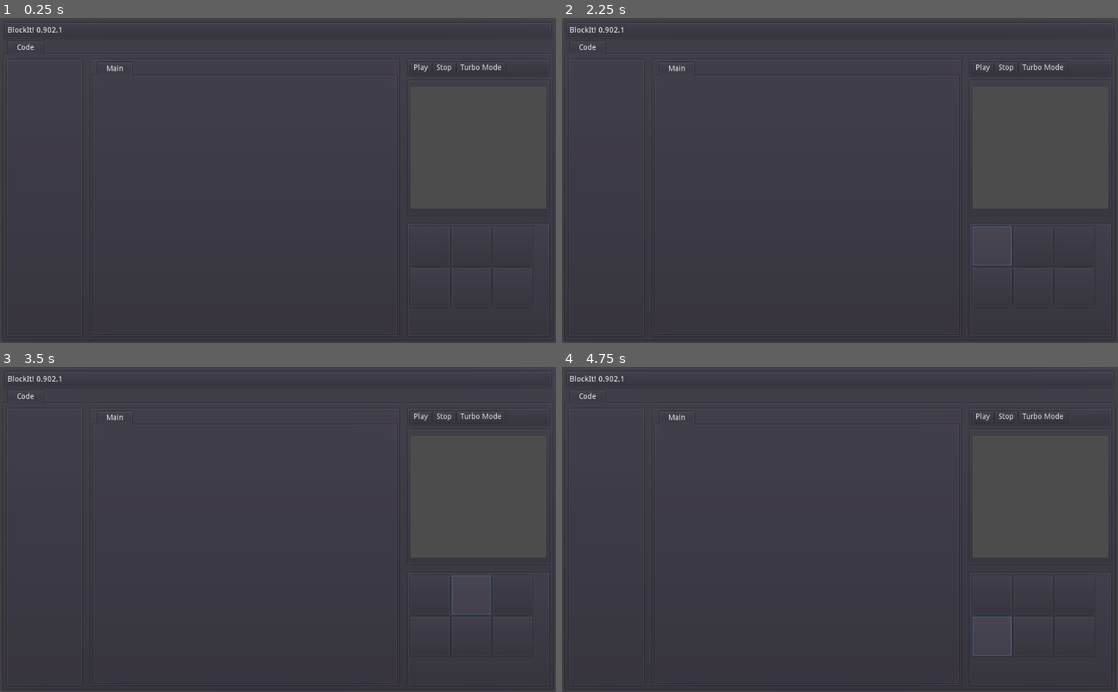
Above: before the commit, frames 1-4 (two rows, left to right).
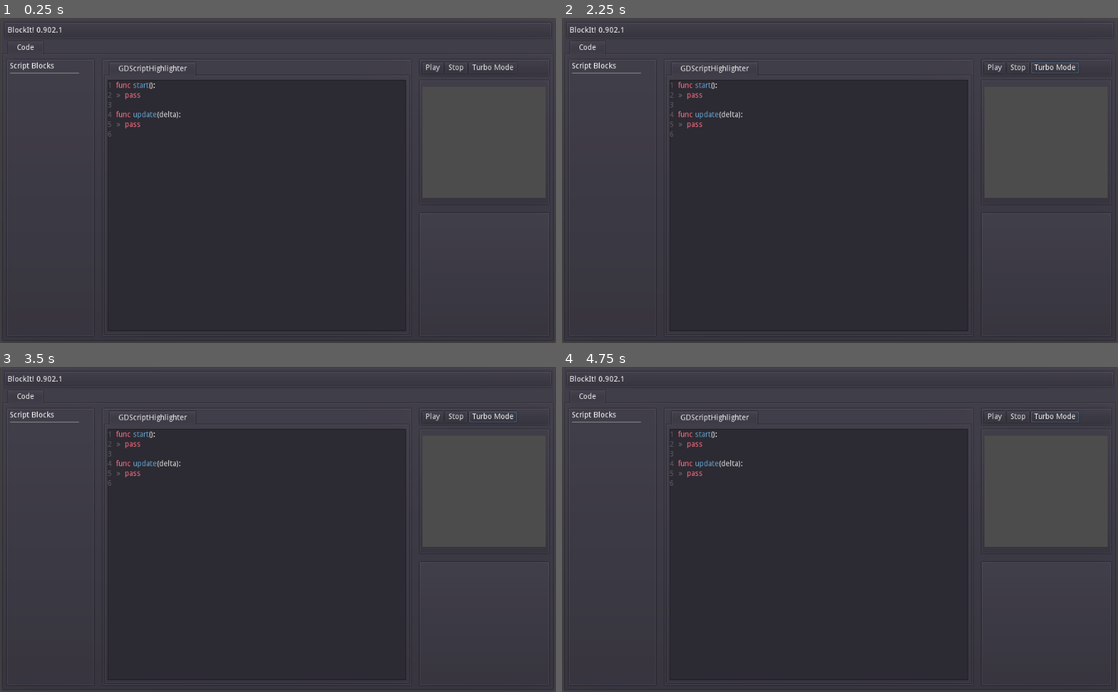
Above: after the commit, the same moments.

Repository: xtimhedi/BlockIt
Game: Godot game, scene res://Control.tscn
Two runs of this game, one before a commit and one after it. Both use one fixed random seed, a clock stepped at 60 frames per second and the inputs below.
Inputs (mouse positions are in pixels of both pictures, inside the frame that each line leads up to):
- Up to frame 1 (0.25 s): no input
- Up to frame 2 (2.25 s): click "Stop" at 0.5 s; click "Turbo Mode" at 1.25 s; click (990, 245) at 2.02 s
- Up to frame 3 (3.5 s): click (472, 594) at 2.77 s
- Up to frame 4 (4.75 s): click (1073, 594) at 3.52 s; click (990, 636) at 4.27 s

The runs differ from the first frame. In frame 1, 1.3% of the frame differs, in the area x 1-99%, y 12-97%; in frame 2, 1.4%; in frame 3, 1.4%; in frame 4, 1.4%.

Commit message:
Added some scripting enhancements and an editor

Diff:
--- /dev/null
+++ b/Editor/GDScriptSyntaxHighlighter.gd
@@ -0,0 +1,176 @@
+extends TextEdit
+class_name CodeEdit
+
+# Autocomplete storage
+var suggestions_list: Array = []
+var active_word: String = ""
+var completion_popup: ItemList
+
+var default_text = """func start():
+	pass
+
+func update(delta):
+	pass
+"""
+
+func _ready() -> void:
+	# 1. Base editor behaviors
+	syntax_highlighting = true
+	show_line_numbers = true
+	draw_tabs = true
+
+	# 2. Build and style the visual popup
+	setup_popup_ui()
+
+	# 3. Hook up listener
+	connect("text_changed", self, "_on_text_changed")
+
+	# 4. Initialize lookups
+	setup_highlighter_rules()
+
+	text = default_text
+
+	# Force syntax parsing on pre-populated text blocks
+	var current_text = text
+	text = ""
+	text = current_text
+
+func setup_popup_ui() -> void:
+	completion_popup = ItemList.new()
+	add_child(completion_popup)
+	completion_popup.visible = false
+
+	# Size restraints
+	completion_popup.rect_min_size = Vector2(200, 140)
+	completion_popup.select_mode = ItemList.SELECT_SINGLE
+
+	# Force a clear visible background panel so it doesn't blend in
+	var flat_style = StyleBoxFlat.new()
+	flat_style.bg_color = Color("#20232d") # Dark charcoal editor color
+	flat_style.set_border_width_all(1)
+	flat_style.border_color = Color("#3a3f52")
+	completion_popup.add_stylebox_override("bg", flat_style)
+
+	completion_popup.connect("item_activated", self, "_on_item_selected")
+
+func setup_highlighter_rules() -> void:
+	clear_colors()
+
+	var color_keyword = Color("#ff7085") # Pinkish Red
+	var color_builtin = Color("#ffeb70") # Bright Yellow
+
+	add_color_region("#", "", Color("#7a839e"), true)
+	add_color_region('"', '"', Color("#ebe0a0"), false)
+
+	# Target vocabulary matching your screen text exactly
+	register_term("func", color_keyword)
+	register_term("pass", color_keyword)
+
+	register_term("start():", color_builtin)
+	register_term("update(delta):", color_builtin)
+
+	register_term("if", color_keyword)
+	register_term("else", color_keyword)
+
+	register_term("move(x, y)", color_builtin)
+	register_term("rotate(deg)", color_builtin)
+
+func register_term(term_name: String, highlight_color: Color) -> void:
+	add_keyword_color(term_name, highlight_color)
+	if not suggestions_list.has(term_name):
+		suggestions_list.append(term_name)
+
+func _on_text_changed() -> void:
+	var line_text = get_line(cursor_get_line())
+	var col = cursor_get_column()
+
+	if col <= 0:
+		completion_popup.visible = false
+		return
+
+	var text_before_cursor = line_text.substr(0, col)
+	var regex = RegEx.new()
+	regex.compile("[a-zA-Z0-9_]+$")
+	var result = regex.search(text_before_cursor)
+
+	if result:
+		active_word = result.get_string()
+		if active_word.length() >= 1:
+			update_and_show_popup(active_word)
+			return
+
+	completion_popup.visible = false
+
+func update_and_show_popup(filter_prefix: String) -> void:
+	completion_popup.clear()
+
+	var matches = []
+	for term in suggestions_list:
+		if term.to_lower().begins_with(filter_prefix.to_lower()):
+			matches.append(term)
+
+	if matches.empty():
+		completion_popup.visible = false
+		return
+
+	for item in matches:
+		completion_popup.add_item(item)
+
+	completion_popup.select(0)
+
+	# Position dropdown right beneath text insertion row
+	var cursor_pixel_pos = get_pos_at_line_column(cursor_get_line(), cursor_get_column())
+	completion_popup.rect_position = cursor_pixel_pos + Vector2(25, 22)
+	completion_popup.visible = true
+	completion_popup.raise()
+
+func _on_item_selected(index: int) -> void:
+	var chosen_text = completion_popup.get_item_text(index)
+	var current_line = cursor_get_line()
+	var current_col = cursor_get_column()
+
+	var start_col = max(0, current_col - active_word.length())
+
+	select(current_line, start_col, current_line, current_col)
+	insert_text_at_cursor(chosen_text)
+
+	completion_popup.visible = false
+	grab_focus()
+
+func _input(event: InputEvent) -> void:
+	if not completion_popup.visible or not has_focus():
+		return
+
+	if event is InputEventKey and event.pressed:
+		if event.scancode == KEY_ESCAPE or event.scancode == KEY_SPACE:
+			completion_popup.visible = false
+			if event.scancode == KEY_ESCAPE:
+				get_tree().set_input_as_handled()
+			return
+
+		elif event.scancode == KEY_TAB or event.scancode == KEY_ENTER:
+			var selected = completion_popup.get_selected_items()
+			if selected.size() > 0:
+				_on_item_selected(selected[0])
+			get_tree().set_input_as_handled()
+			return
+
+		elif event.is_action_pressed("ui_up", true):
+			var selected = completion_popup.get_selected_items()
+			if selected.size() > 0:
+				var prev_idx = selected[0] - 1
+				if prev_idx >= 0:
+					completion_popup.select(prev_idx)
+					completion_popup.ensure_current_is_visible()
+			get_tree().set_input_as_handled()
+			return
+
+		elif event.is_action_pressed("ui_down", true):
+			var selected = completion_popup.get_selected_items()
+			if selected.size() > 0:
+				var next_idx = selected[0] + 1
+				if next_idx < completion_popup.get_item_count():
+					completion_popup.select(next_idx)
+					completion_popup.ensure_current_is_visible()
+			get_tree().set_input_as_handled()
+			return
--- /dev/null
+++ b/GameEngine/canvas.gd
@@ -0,0 +1,4 @@
+extends Node
+
+
+var SelectedSprite : GameSprite
--- a/HSplitContainer.gd
+++ b/HSplitContainer.gd
@@ -4,7 +4,6 @@
 
 func _ready():
 	_last_width = get_viewport().size.x
-	# Listen for root window size/maximize events
 	get_tree().get_root().connect("size_changed", self, "_on_window_resized")
 
 func _on_window_resized():
@@ -12,6 +11,5 @@
 	var delta = current_width - _last_width
 
 	if delta != 0:
-		# Counteract the window resize so the right panel retains its exact width
 		split_offset += int(delta)
 		_last_width = current_width
--- a/MainEditor.tscn
+++ b/MainEditor.tscn
@@ -3,7 +3,7 @@
 [ext_resource path="res://AspectCont.gd" type="Script" id=1]
 [ext_resource path="res://HSplitContainer.gd" type="Script" id=2]
 [ext_resource path="res://SpriteGrid.gd" type="Script" id=3]
-[ext_resource path="res://SpriteButton.tscn" type="PackedScene" id=4]
+[ext_resource path="res://Editor/GDScriptSyntaxHighlighter.gd" type="Script" id=4]
 
 [sub_resource type="ViewportTexture" id=1]
 viewport_path = NodePath("Viewport")
@@ -13,7 +13,6 @@
 anchor_bottom = 1.0
 size_flags_horizontal = 3
 size_flags_vertical = 3
-split_offset = 128
 __meta__ = {
 "_edit_use_anchors_": false
 }
@@ -25,11 +24,33 @@
 render_target_update_mode = 3
 
 [node name="PanelContainer" type="PanelContainer" parent="."]
-margin_right = 142.0
+margin_right = 164.0
 margin_bottom = 600.0
 
+[node name="ScrollContainer" type="ScrollContainer" parent="PanelContainer"]
+margin_left = 7.0
+margin_top = 7.0
+margin_right = 157.0
+margin_bottom = 593.0
+rect_min_size = Vector2( 150, 0 )
+
+[node name="VBoxContainer" type="VBoxContainer" parent="PanelContainer/ScrollContainer"]
+margin_right = 128.0
+margin_bottom = 22.0
+
+[node name="Label2" type="Label" parent="PanelContainer/ScrollContainer/VBoxContainer"]
+margin_right = 128.0
+margin_bottom = 14.0
+text = "Script Blocks"
+
+[node name="HSeparator" type="HSeparator" parent="PanelContainer/ScrollContainer/VBoxContainer"]
+margin_top = 18.0
+margin_right = 128.0
+margin_bottom = 22.0
+rect_min_size = Vector2( 128, 0 )
+
 [node name="HSplitContainer" type="HSplitContainer" parent="."]
-margin_left = 154.0
+margin_left = 176.0
 margin_right = 1024.0
 margin_bottom = 600.0
 split_offset = 550
@@ -46,27 +67,30 @@
 margin_bottom = 593.0
 tab_align = 0
 
-[node name="Main" type="Control" parent="HSplitContainer/PanelContainer2/TabContainer"]
+[node name="GDScriptHighlighter" type="TextEdit" parent="HSplitContainer/PanelContainer2/TabContainer"]
 anchor_right = 1.0
 anchor_bottom = 1.0
 margin_left = 4.0
 margin_top = 32.0
-margin_right = -4.0
-margin_bottom = -4.0
+margin_right = -514.0
+margin_bottom = -514.0
+size_flags_horizontal = 3
+size_flags_vertical = 3
+script = ExtResource( 4 )
 
 [node name="VBoxContainer" type="VBoxContainer" parent="HSplitContainer"]
 margin_left = 584.0
-margin_right = 870.0
+margin_right = 848.0
 margin_bottom = 600.0
 
 [node name="PanelContainer" type="PanelContainer" parent="HSplitContainer/VBoxContainer"]
-margin_right = 286.0
+margin_right = 264.0
 margin_bottom = 34.0
 
 [node name="HBoxContainer" type="HBoxContainer" parent="HSplitContainer/VBoxContainer/PanelContainer"]
 margin_left = 7.0
 margin_top = 7.0
-margin_right = 279.0
+margin_right = 257.0
 margin_bottom = 27.0
 
 [node name="Button" type="Button" parent="HSplitContainer/VBoxContainer/PanelContainer/HBoxContainer"]
@@ -88,19 +112,19 @@
 
 [node name="VSplitContainer" type="VSplitContainer" parent="HSplitContainer/VBoxContainer"]
 margin_top = 38.0
-margin_right = 286.0
+margin_right = 264.0
 margin_bottom = 600.0
 size_flags_horizontal = 3
 size_flags_vertical = 3
 
 [node name="PanelContainer" type="PanelContainer" parent="HSplitContainer/VBoxContainer/VSplitContainer"]
-margin_right = 286.0
+margin_right = 264.0
 margin_bottom = 14.0
 
 [node name="AspectCont" type="AspectRatioContainer" parent="HSplitContainer/VBoxContainer/VSplitContainer/PanelContainer"]
 margin_left = 7.0
 margin_top = 7.0
-margin_right = 279.0
+margin_right = 257.0
 margin_bottom = 7.0
 size_flags_horizontal = 3
 size_flags_vertical = 3
@@ -108,8 +132,8 @@
 script = ExtResource( 1 )
 
 [node name="TextureRect" type="TextureRect" parent="HSplitContainer/VBoxContainer/VSplitContainer/PanelContainer/AspectCont"]
-margin_left = 136.0
-margin_right = 136.0
+margin_left = 125.0
+margin_right = 125.0
 size_flags_horizontal = 3
 size_flags_vertical = 3
 texture = SubResource( 1 )
@@ -118,48 +142,14 @@
 
 [node name="PanelContainer2" type="PanelContainer" parent="HSplitContainer/VBoxContainer/VSplitContainer"]
 margin_top = 26.0
-margin_right = 286.0
+margin_right = 264.0
 margin_bottom = 562.0
 
 [node name="GridContainer" type="GridContainer" parent="HSplitContainer/VBoxContainer/VSplitContainer/PanelContainer2"]
 margin_left = 7.0
 margin_top = 7.0
-margin_right = 279.0
+margin_right = 257.0
 margin_bottom = 529.0
 columns = 3
 script = ExtResource( 3 )
 item_min_width = 72.0
-
-[node name="Button" parent="HSplitContainer/VBoxContainer/VSplitContainer/PanelContainer2/GridContainer" instance=ExtResource( 4 )]
-
-[node name="Button2" type="Button" parent="HSplitContainer/VBoxContainer/VSplitContainer/PanelContainer2/GridContainer"]
-margin_left = 76.0
-margin_right = 148.0
-margin_bottom = 72.0
-rect_min_size = Vector2( 72, 72 )
-
-[node name="Button3" type="Button" parent="HSplitContainer/VBoxContainer/VSplitContainer/PanelContainer2/GridContainer"]
-margin_left = 152.0
-margin_right = 224.0
-margin_bottom = 72.0
-rect_min_size = Vector2( 72, 72 )
-
-[node name="Button4" type="Button" parent="HSplitContainer/VBoxContainer/VSplitContainer/PanelContainer2/GridContainer"]
-margin_top = 76.0
-margin_right = 72.0
-margin_bottom = 148.0
-rect_min_size = Vector2( 72, 72 )
-
-[node name="Button5" type="Button" parent="HSplitContainer/VBoxContainer/VSplitContainer/PanelContainer2/GridContainer"]
-margin_left = 76.0
-margin_top = 76.0
-margin_right = 148.0
-margin_bottom = 148.0
-rect_min_size = Vector2( 72, 72 )
-
-[node name="Button6" type="Button" parent="HSplitContainer/VBoxContainer/VSplitContainer/PanelContainer2/GridContainer"]
-margin_left = 152.0
-margin_top = 76.0
-margin_right = 224.0
-margin_bottom = 148.0
-rect_min_size = Vector2( 72, 72 )
--- a/project.godot
+++ b/project.godot
@@ -9,6 +9,11 @@
 config_version=4
 
 _global_script_classes=[ {
+"base": "TextEdit",
+"class": "CodeEdit",
+"language": "GDScript",
+"path": "res://Editor/GDScriptSyntaxHighlighter.gd"
+}, {
 "base": "Node",
 "class": "GameScript",
 "language": "GDScript",
@@ -20,6 +25,7 @@
 "path": "res://GameEngine/sprite.gd"
 } ]
 _global_script_class_icons={
+"CodeEdit": "",
 "GameScript": "",
 "GameSprite": ""
 }
